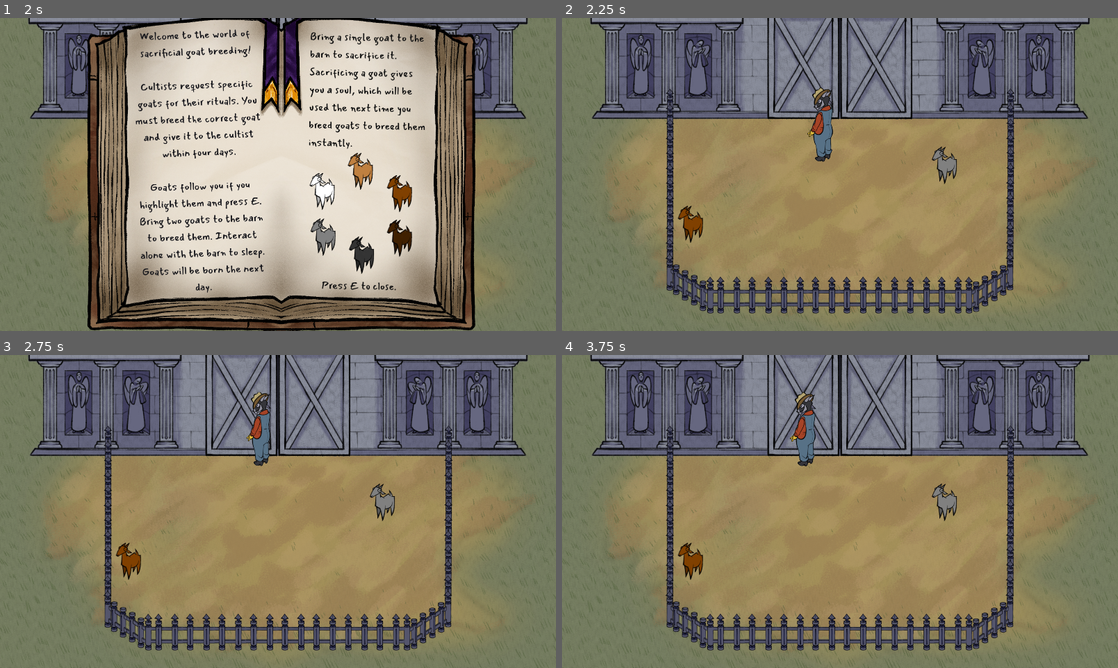
Above: before the commit, frames 1-4 (two rows, left to right).
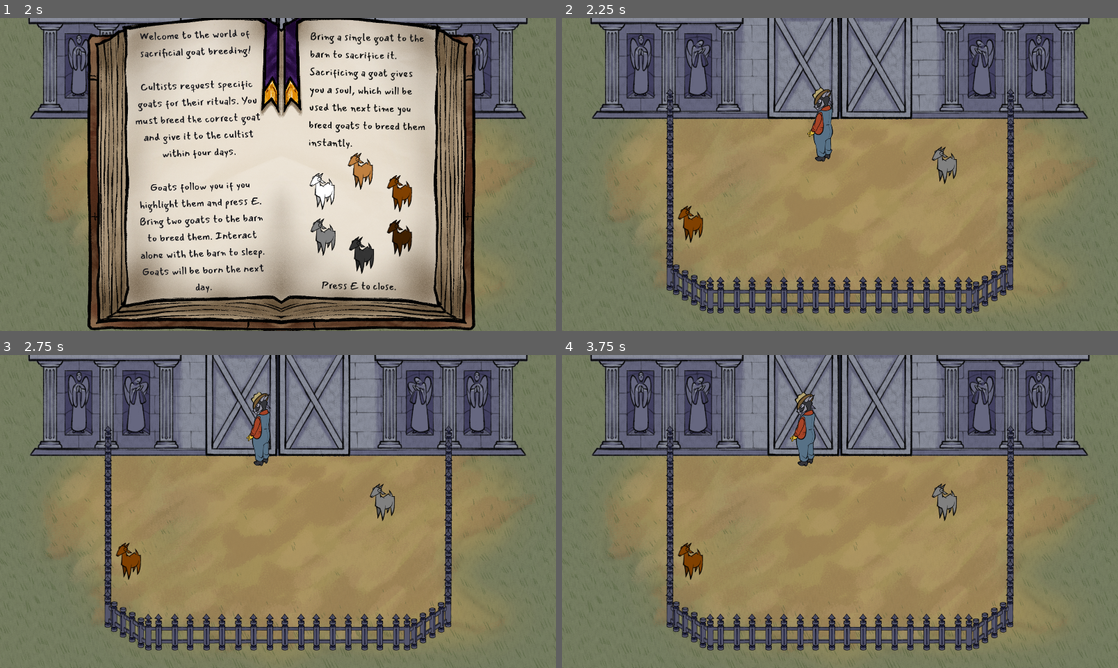
Above: after the commit, the same moments.

Repository: jadicodes/goat-game
Game: Godot game, scene res://ui/main_menu.tscn
The game is run twice, just before and just after one commit, with the same random seed, the same clock (stepped at 60 frames per second) and the same inputs.
Inputs (mouse positions are in pixels of both pictures, inside the frame that each line leads up to):
- Up to frame 1 (2 s): click "Play Game" at 0.5 s; click "Play Game" at 1.25 s
- Up to frame 2 (2.25 s): tap E (interact) at 2 s; move the mouse to (812, 237) at 2.02 s; hold W (move_up) from 2.03 s (still down); hold E (interact) from 2.03 s (still down); click (812, 237) at 2.17 s
- Up to frame 3 (2.75 s): keep holding W (move_up); keep holding E (interact)
- Up to frame 4 (3.75 s): release W (move_up) at 2.75 s; release E (interact) at 2.75 s; drag from (1006, 558) to (840, 417) at 2.77 s; tap Space at 3.5 s; move the mouse to (673, 464) at 3.52 s; hold A (move_left) from 3.53 s (still down); tap Alt at 3.6 s

Frame 1 is identical in both runs. In frame 2, 0.5% of the frame differs, in the area x 37-63%, y 0-33%; in frame 3, 0.5%; in frame 4, 0.5%.
Error in both runs: Cannot call method 'get_root' on a null value. (res://farm/farm.gd:29)

Commit message:
Highlight barn doors when hovered

Diff:
--- a/project/barn/barn_door.gd
+++ b/project/barn/barn_door.gd
@@ -98,3 +98,13 @@
 
 	func get_goats() -> Array[Goat]:
 		return _goats.keys()
+
+
+func hover() -> void:
+	%LeftDoor.material.set_shader_parameter("enabled", true)
+	%RightDoor.material.set_shader_parameter("enabled", true)
+
+
+func stop_hover() -> void:
+	%LeftDoor.material.set_shader_parameter("enabled", false)
+	%RightDoor.material.set_shader_parameter("enabled", false)
--- a/project/barn/barn_door.tscn
+++ b/project/barn/barn_door.tscn
@@ -1,7 +1,16 @@
-[gd_scene load_steps=7 format=3 uid="uid://det3pk5b77cx5"]
+[gd_scene load_steps=9 format=3 uid="uid://det3pk5b77cx5"]
 
 [ext_resource type="Script" uid="uid://6id7nmtbv7pc" path="res://barn/barn_door.gd" id="1_cbndv"]
+[ext_resource type="Shader" uid="uid://gbw1pjqif6ic" path="res://hover_outline.gdshader" id="2_k4y2b"]
 [ext_resource type="Texture2D" uid="uid://bbs705l7dwsvb" path="res://barn/barn_door.png" id="2_pfu8r"]
+
+[sub_resource type="ShaderMaterial" id="ShaderMaterial_u2tfj"]
+shader = ExtResource("2_k4y2b")
+shader_parameter/allow_out_of_bounds = true
+shader_parameter/outline_thickness = 1.0
+shader_parameter/outline_color = Color(0.0696024, 0.0954549, 0.151009, 1)
+shader_parameter/enabled = false
+shader_parameter/modulate_color = Color(1, 1, 1, 1)
 
 [sub_resource type="RectangleShape2D" id="RectangleShape2D_qwbcp"]
 size = Vector2(512, 255.5)
@@ -73,10 +82,14 @@
 script = ExtResource("1_cbndv")
 
 [node name="LeftDoor" type="Sprite2D" parent="."]
+unique_name_in_owner = true
+material = SubResource("ShaderMaterial_u2tfj")
 position = Vector2(-126, 0)
 texture = ExtResource("2_pfu8r")
 
 [node name="RightDoor" type="Sprite2D" parent="."]
+unique_name_in_owner = true
+material = SubResource("ShaderMaterial_u2tfj")
 position = Vector2(126, 0)
 texture = ExtResource("2_pfu8r")
 
